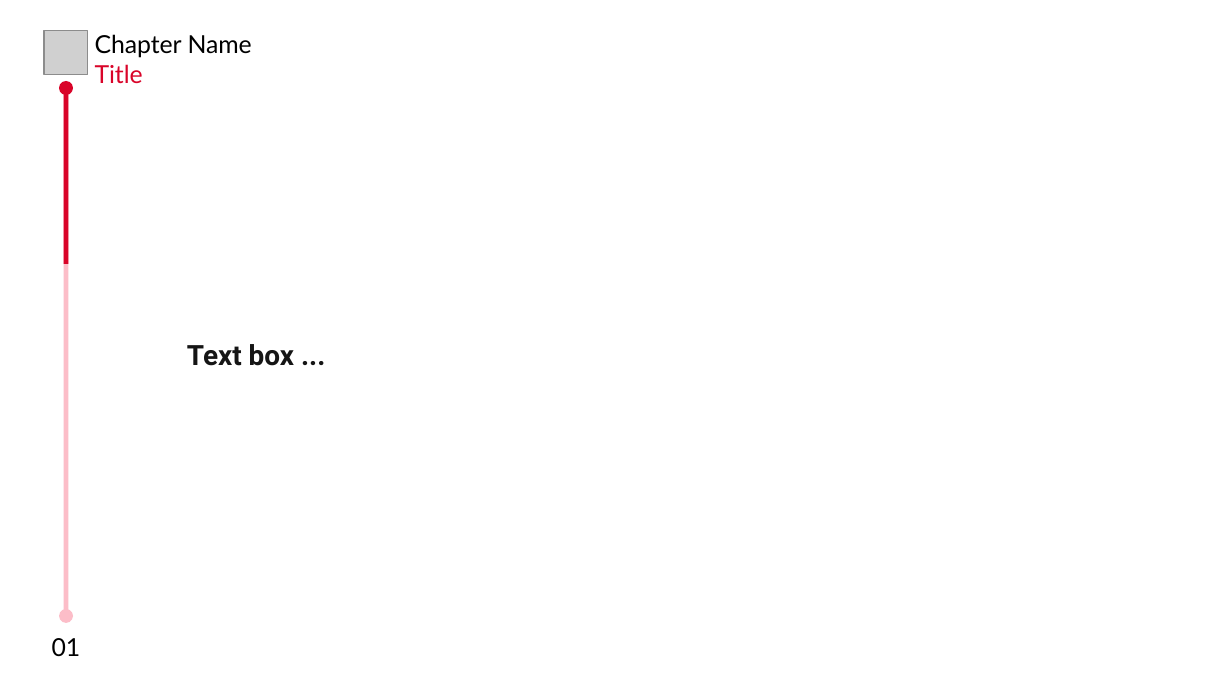
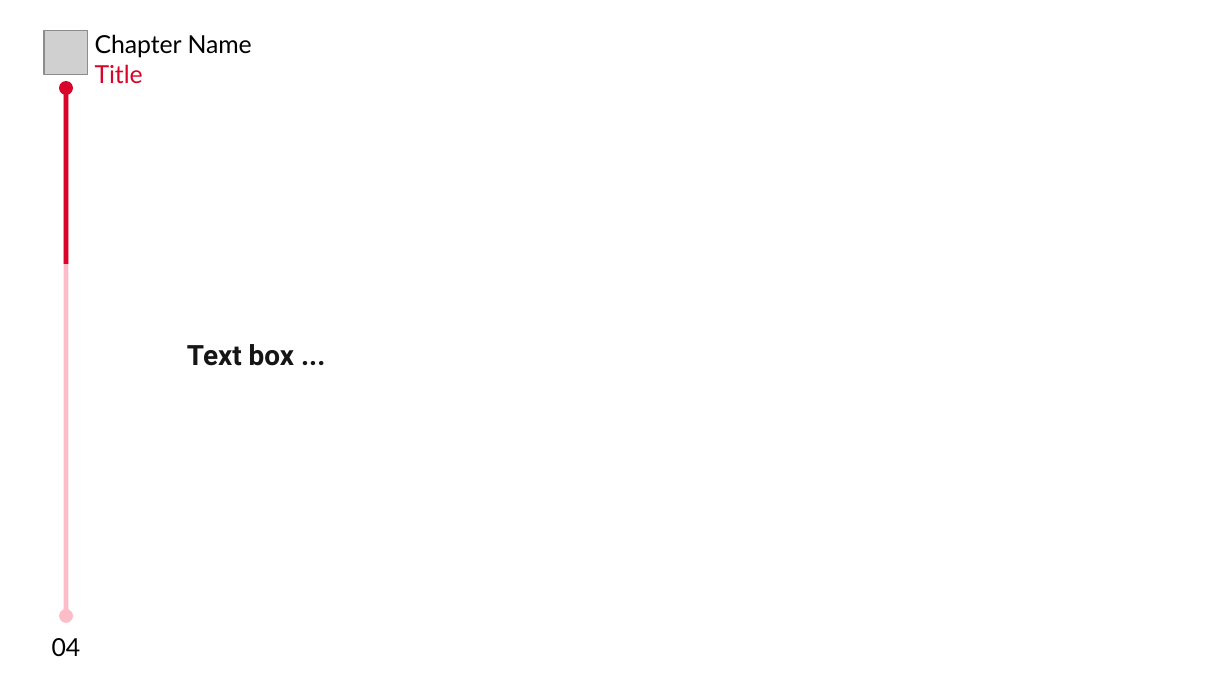
Before and after one commit to MHBahrampour/git-presentation-files, a slide deck: slide 4 of Template.odp. Drawn at 1232x693 pixels with LibreOffice and Linux fonts; fonts in the diff are those of the drawing; grey boxes stand for pictures. Boxes give left, top, right and bottom in pixels: in the first picture for what was removed or moved away, otherwise in the second. Text is boxed around its words. In the diff, an @@ line names an element or a change of style, - is before the commit and + after.

```diff
--- a/Template.odp
+++ b/Template.odp
@@ text at box(52, 638, 81, 656): text changed @@
-01
+04
```
Also in this commit, not shown: 1 other slide changed.
